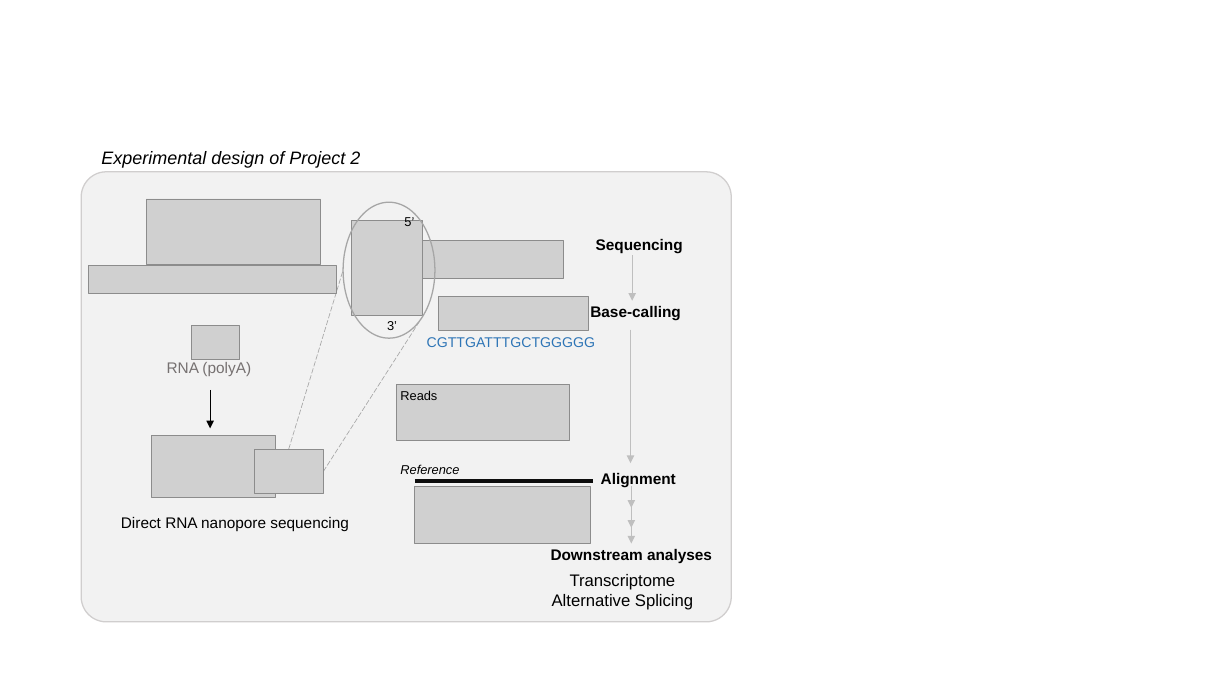
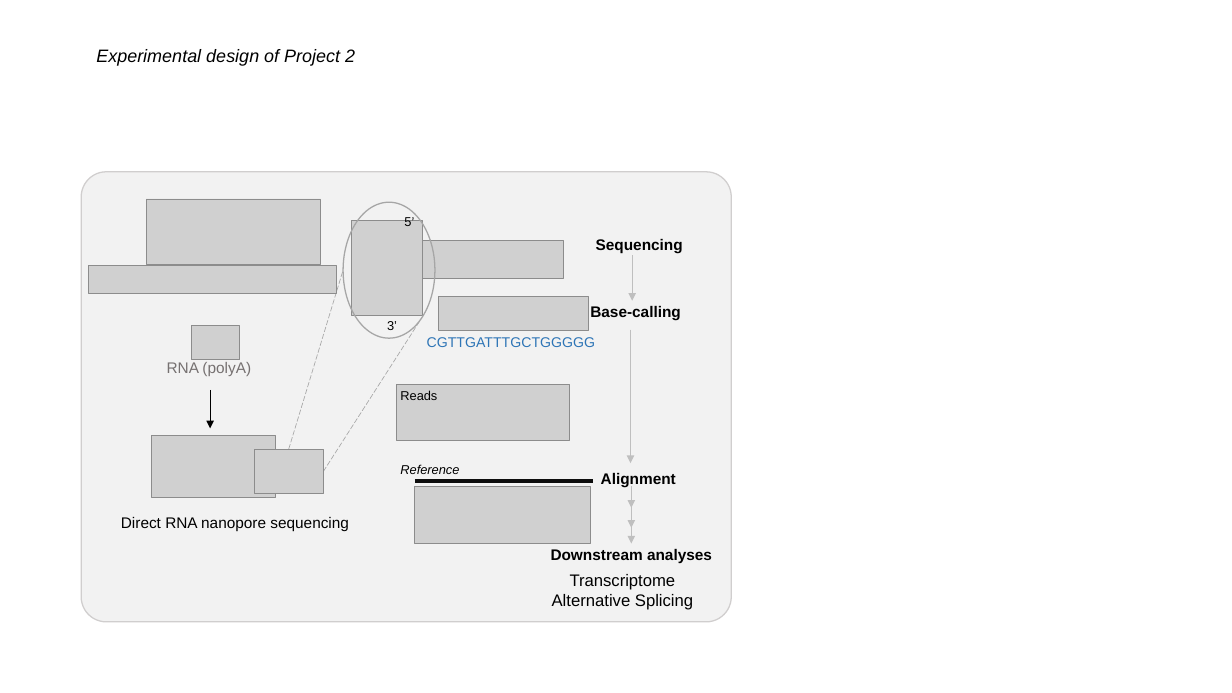
Before and after one commit to griceyrt/Internship, a slide deck: slide 3 of ucbl_report/figures/for gricey.pptx. Drawn at 1232x693 pixels with LibreOffice and Linux fonts; fonts in the diff are those of the drawing; grey boxes stand for pictures. Boxes give left, top, right and bottom in pixels: in the first picture for what was removed or moved away, otherwise in the second. Text is boxed around its words. In the diff, an @@ line names an element or a change of style, - is before the commit and + after.

```diff
--- a/ucbl_report/figures/for gricey.pptx
+++ b/ucbl_report/figures/for gricey.pptx
@@ text "Experimental design of Project 2": place and size @@
-text "Experimental design of Project 2" at [101, 151, 360, 168]
+text "Experimental design of Project 2" at [96, 49, 355, 66]
```
Also in this commit, not shown: 1 other slide changed, 17 other files.
